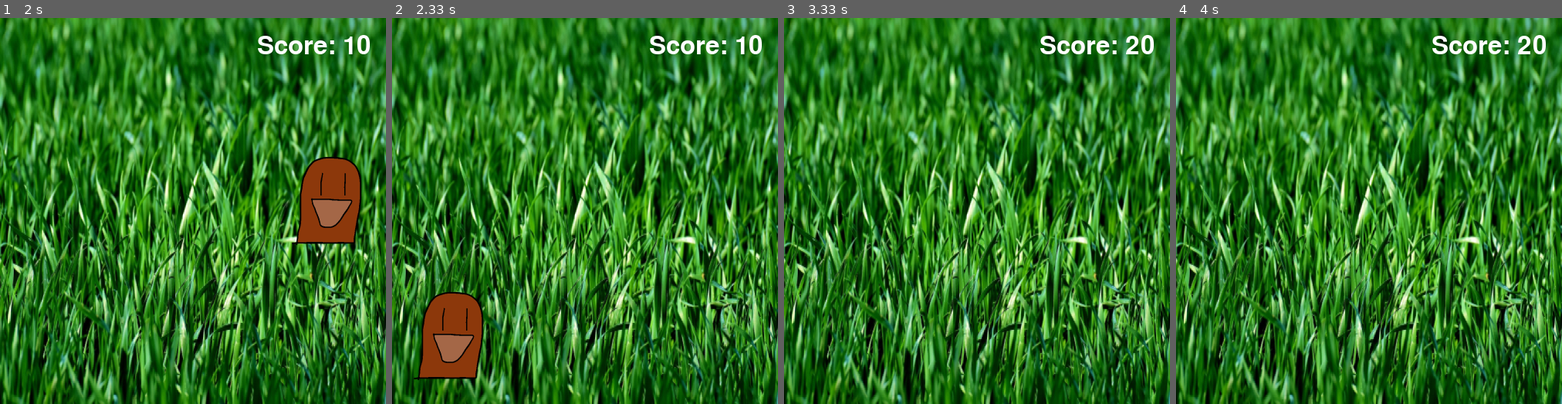
Above: before the commit, frames 1-4 (left to right).
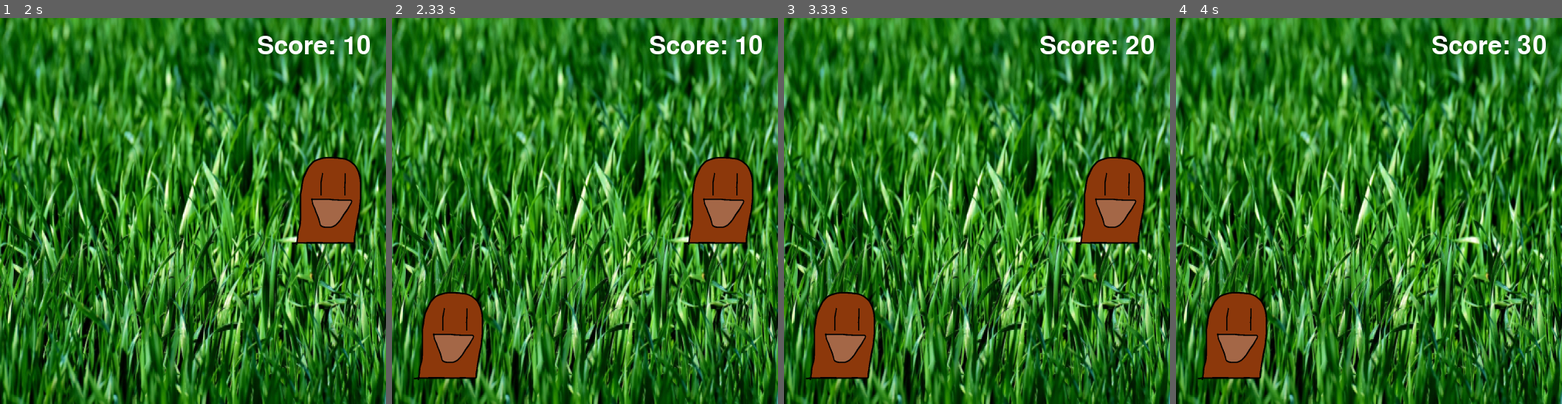
Above: after the commit, the same moments.

Repository: normyp/WhackPygame
Game: pygame game, started from whack!.py
Two runs of this game, one before a commit and one after it. Both use one fixed random seed, a clock stepped at 60 frames per second and the inputs below.
Inputs (mouse positions are in pixels of both pictures, inside the frame that each line leads up to):
- Up to frame 1 (2 s): click (316, 199) at 0.38 s
- Up to frame 2 (2.33 s): no input
- Up to frame 3 (3.33 s): click (977, 199) at 3.22 s
- Up to frame 4 (4 s): click (1504, 199) at 3.55 s

Frame 1 is identical in both runs. In frame 2, 3.3% of the frame differs, in the area x 75-94%, y 36-59%; in frame 3, 6.6%, in the area x 5-94%, y 36-94%; in frame 4, 3.4%.

Commit message:
Timers being changed

Diff:
--- a/whack!.py
+++ b/whack!.py
@@ -64,8 +64,6 @@
     def _update_screen(self):
         self.blitme()
         self.print_moles()
-        if self.making_alpha:
-            self.cloud.make_alpha()
         self.sb.show_score()
 
         # Flip the display
@@ -75,7 +73,6 @@
         for mole in self.moles:
             mole_clicked = mole.rect.collidepoint(mouse_pos)
             if mole_clicked and mole.is_alive():
-                self.making_alpha = True
             # Increase score once and then clear the mole
                 self.stats.score += self.settings.mole_points
                 self.sb.prep_score()
@@ -109,16 +106,18 @@
 
             current_time = _seconds_since_epoch()
 
-            # Clear old moles
-            for mole in self.moles:
-                random_time = random.randint(1, 6)
-                if current_time - mole.m_time >= random_time:
-                    mole.clear()
-
             # Spawn a mole every second
             if current_time - self.time_since_last_mole >= 1.0:
                 self._make_mole_alive()
                 self.time_since_last_mole = current_time
+
+             # Clear old moles
+            for mole in self.moles:
+                random_time = random.randint(4, 6)
+                if current_time - mole.m_time >= random_time:
+                    mole.clear()
+                    self.stats.score - self.settings.mole_points
+                    self.sb.prep_score()
 
             self._update_screen()
         # Done! Time to quit.
